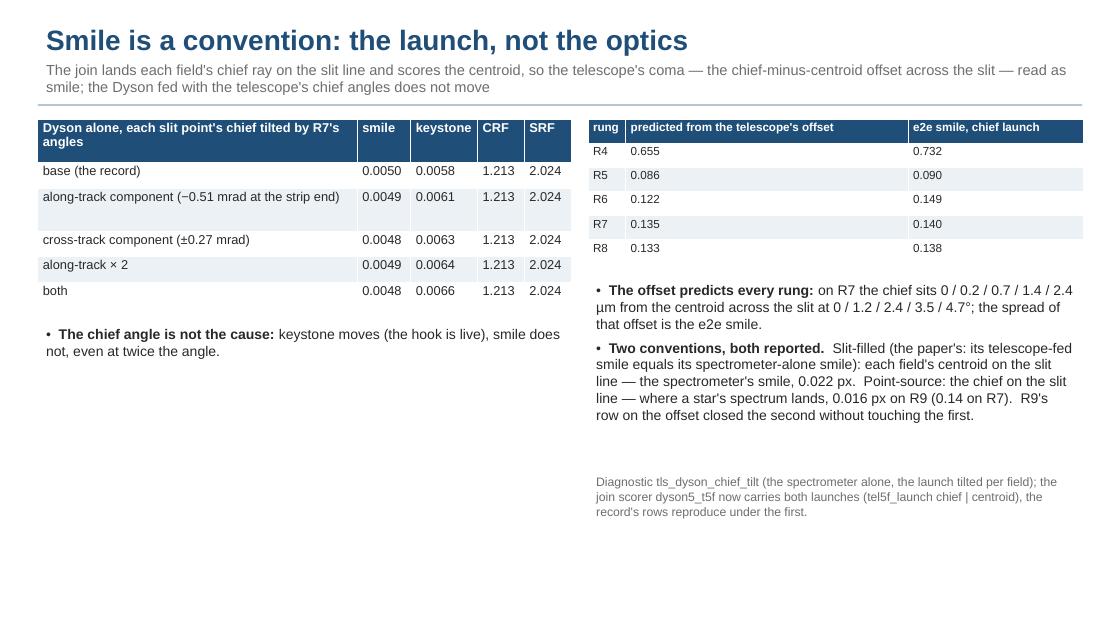
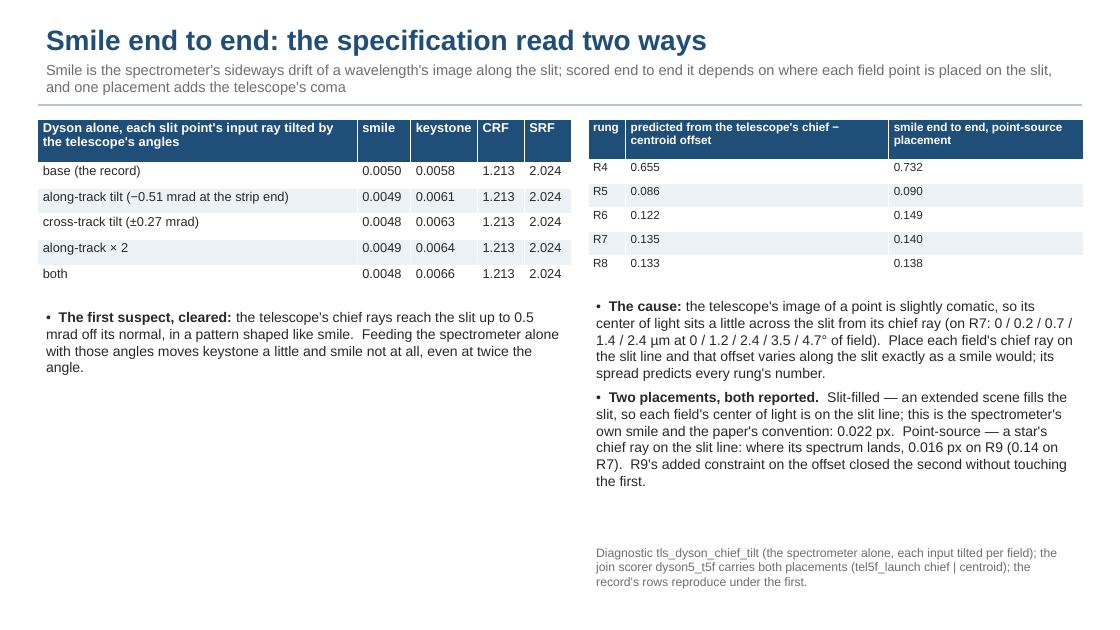
Before and after one commit to nasa-jpl/macos, a slide deck: slide 13 of demo_session/deck_dyson_3k_baseline.pptx (slide 12 before the commit). Drawn at 1120x630 pixels with LibreOffice and Linux fonts; fonts in the diff are those of the drawing. Boxes give left, top, right and bottom in pixels: in the first picture for what was removed or moved away, otherwise in the second. Text is boxed around its words. In the diff, an @@ line names an element or a change of style, - is before the commit and + after.

```diff
--- a/demo_session/deck_dyson_3k_baseline.pptx
+++ b/demo_session/deck_dyson_3k_baseline.pptx
@@ text at (46, 29, 1052, 95): text changed @@
-Smile is a convention: the launch, not the optics
-The join lands each field's chief ray on the slit line and scores the centroid, so the telescope's coma — the chief-minus-centroid offset across the slit — read as smile; the Dyson fed with the telescope's chief angles does not move
+Smile end to end: the specification read two ways
+Smile is the spectrometer's sideways drift of a wavelength's image along the slit; scored end to end it depends on where each field point is placed on the slit, and one placement adds the telescope's coma
@@ table at (38, 119, 572, 291) @@
-row 1, column 1: Dyson alone, each slit point's chief tilted by R7's angles
+row 1, column 1: Dyson alone, each slit point's input ray tilted by the telescope's angles
-row 3, column 1: along-track component (−0.51 mrad at the strip end)
+row 3, column 1: along-track tilt (−0.51 mrad at the strip end)
-row 4, column 1: cross-track component (±0.27 mrad)
+row 4, column 1: cross-track tilt (±0.27 mrad)
@@ table at (588, 119, 1084, 280) @@
-row 1, column 2: predicted from the telescope's offset
+row 1, column 2: predicted from the telescope's chief − centroid offset
-row 1, column 3: e2e smile, chief launch
+row 1, column 3: smile end to end, point-source placement
@@ text at (46, 312, 559, 375): text changed @@
-• The chief angle is not the cause: keystone moves (the hook is live), smile does not, even at twice the angle.
+• The first suspect, cleared: the telescope's chief rays reach the slit up to 0.5 mrad off its normal, in a pattern shaped like smile. Feeding the spectrometer alone with those angles moves keystone a little and smile not at all, even at twice the angle.
@@ text at (596, 301, 1073, 486): text changed @@
-• The offset predicts every rung: on R7 the chief sits 0 / 0.2 / 0.7 / 1.4 / 2.4 µm from the centroid across the slit at 0 / 1.2 / 2.4 / 3.5 / 4.7°; the spread of that offset is the e2e smile.
-• Two conventions, both reported. Slit-filled (the paper's: its telescope-fed smile equals its spectrometer-alone smile): each field's centroid on the slit line — the spectrometer's smile, 0.022 px. Point-source: the chief on the slit line — where a star's spectrum lands, 0.016 px on R9 (0.14 on R7). R9's row on the offset closed the second without touching the first.
+• The cause: the telescope's image of a point is slightly comatic, so its center of light sits a little across the slit from its chief ray (on R7: 0 / 0.2 / 0.7 / 1.4 / 2.4 µm at 0 / 1.2 / 2.4 / 3.5 / 4.7° of field). Place each field's chief ray on the slit line and that offset varies along the slit exactly as a smile would; its spread predicts every rung's number.
+• Two placements, both reported. Slit-filled — an extended scene fills the slit, so each field's center of light is on the slit line; this is the spectrometer's own smile and the paper's convention: 0.022 px. Point-source — a star's chief ray on the slit line: where its spectrum lands, 0.016 px on R9 (0.14 on R7). R9's added constraint on the offset closed the second without touching the first.
@@ text at (596, 548, 1057, 589): text changed @@
-Diagnostic tls_dyson_chief_tilt (the spectrometer alone, the launch tilted per field); the join scorer dyson5_t5f now carries both launches (tel5f_launch chief | centroid), the record's rows reproduce under the first.
+Diagnostic tls_dyson_chief_tilt (the spectrometer alone, each input tilted per field); the join scorer dyson5_t5f carries both placements (tel5f_launch chief | centroid); the record's rows reproduce under the first.
```
Also in this commit, not shown: 19 other slides changed, 2 slides added, 3 other files.
